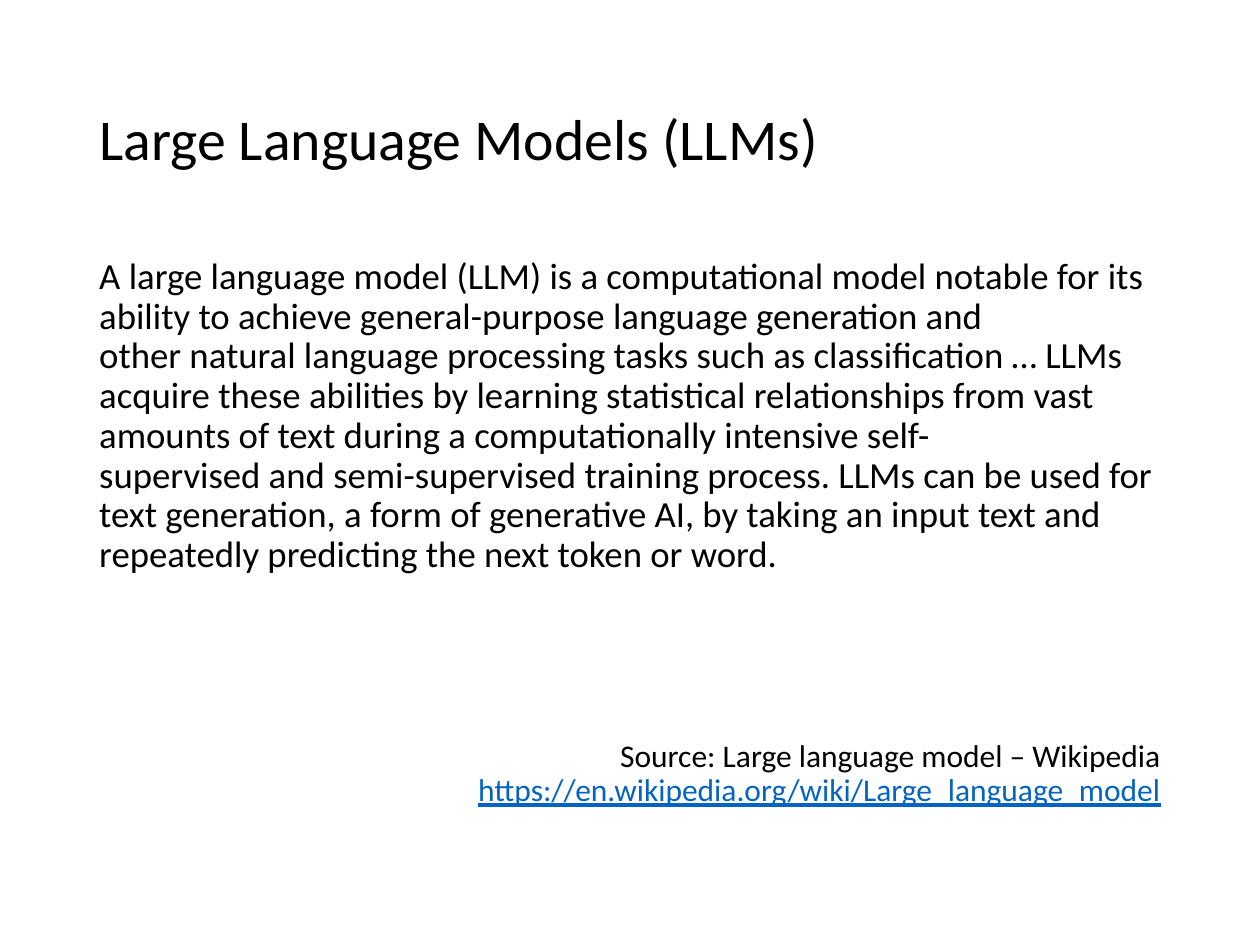
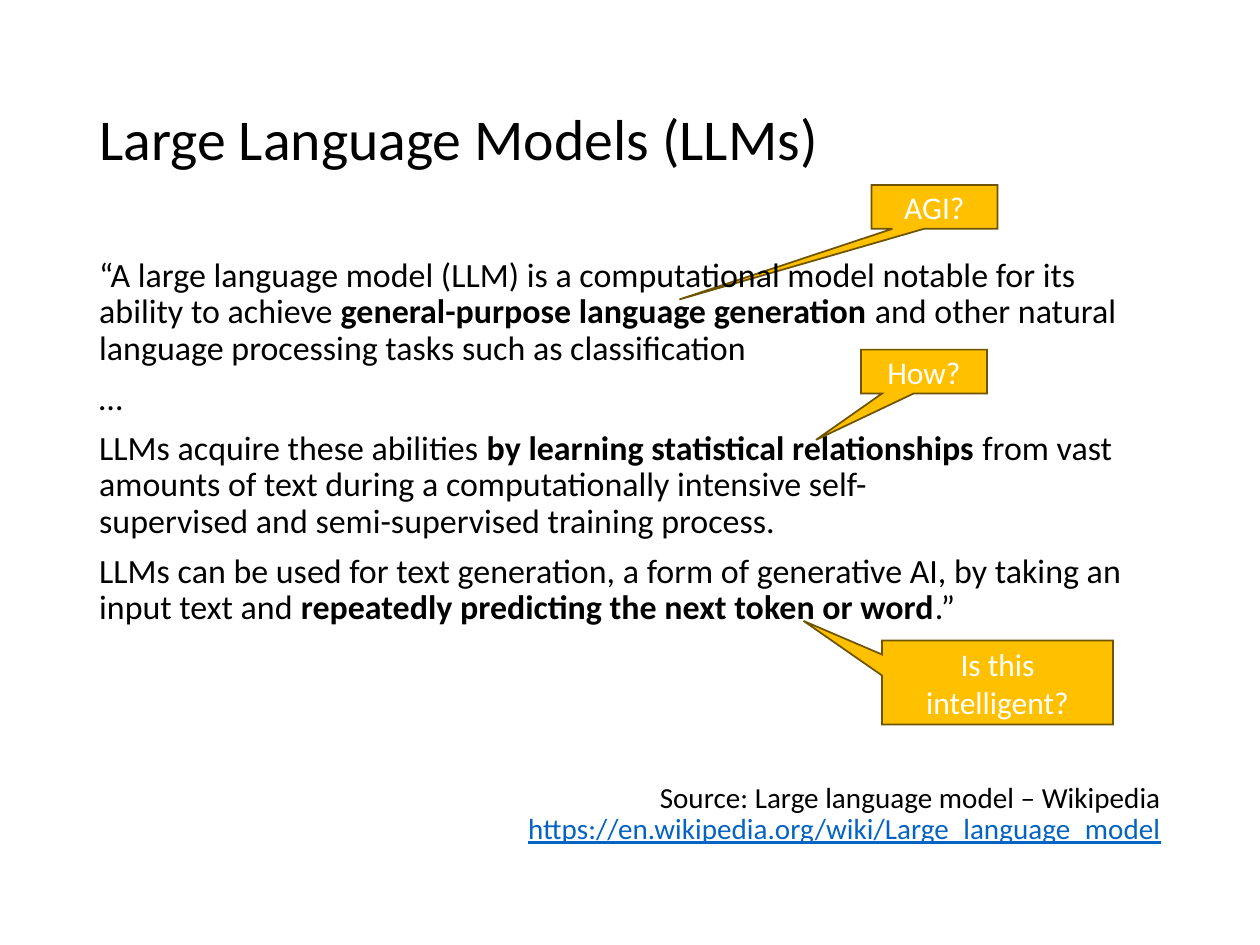
Before and after one commit to mhahsler/CS7320-AI, a slide deck: slide 3 of slides/01_intro_discussion.pptx. Drawn at 1260x945 pixels with LibreOffice and Linux fonts; fonts in the diff are those of the drawing. Boxes give left, top, right and bottom in pixels: in the first picture for what was removed or moved away, otherwise in the second. Text is boxed around its words. In the diff, an @@ line names an element or a change of style, - is before the commit and + after.

```diff
--- a/slides/01_intro_discussion.pptx
+++ b/slides/01_intro_discussion.pptx
@@ speech box added at [872,185,998,229], fill #FFC000, outline #705400 1 pt, 18 pt, text #FFFFFF @@
+AGI?
@@ text at [99,259,1121,628]: text changed; size 21 to 19.4 pt @@
-A large language model (LLM) is a computational model notable for its ability to achieve general-purpose language generation and other natural language processing tasks such as classification … LLMs acquire these abilities by learning statistical relationships from vast amounts of text during a computationally intensive self-supervised and semi-supervised training process. LLMs can be used for text generation, a form of generative AI, by taking an input text and repeatedly predicting the next token or word.
+“A large language model (LLM) is a computational model notable for its ability to achieve general-purpose language generation and other natural language processing tasks such as classification
+…
+LLMs acquire these abilities by learning statistical relationships from vast amounts of text during a computationally intensive self-supervised and semi-supervised training process.
+LLMs can be used for text generation, a form of generative AI, by taking an input text and repeatedly predicting the next token or word.”
@@ speech box added at [861,350,987,394], fill #FFC000, outline #705400 1 pt, 18 pt, text #FFFFFF @@
+How?
@@ speech box added at [882,640,1113,724], fill #FFC000, outline #705400 1 pt, 18 pt, text #FFFFFF @@
+Is this intelligent?
@@ text at [528,787,1160,844]: size 18 to 16.6 pt in "Source: Large language model – Wikipedia https://en.wikipedi ..." @@
```
Also in this commit, not shown: 1 other slide changed, 1 other file.
